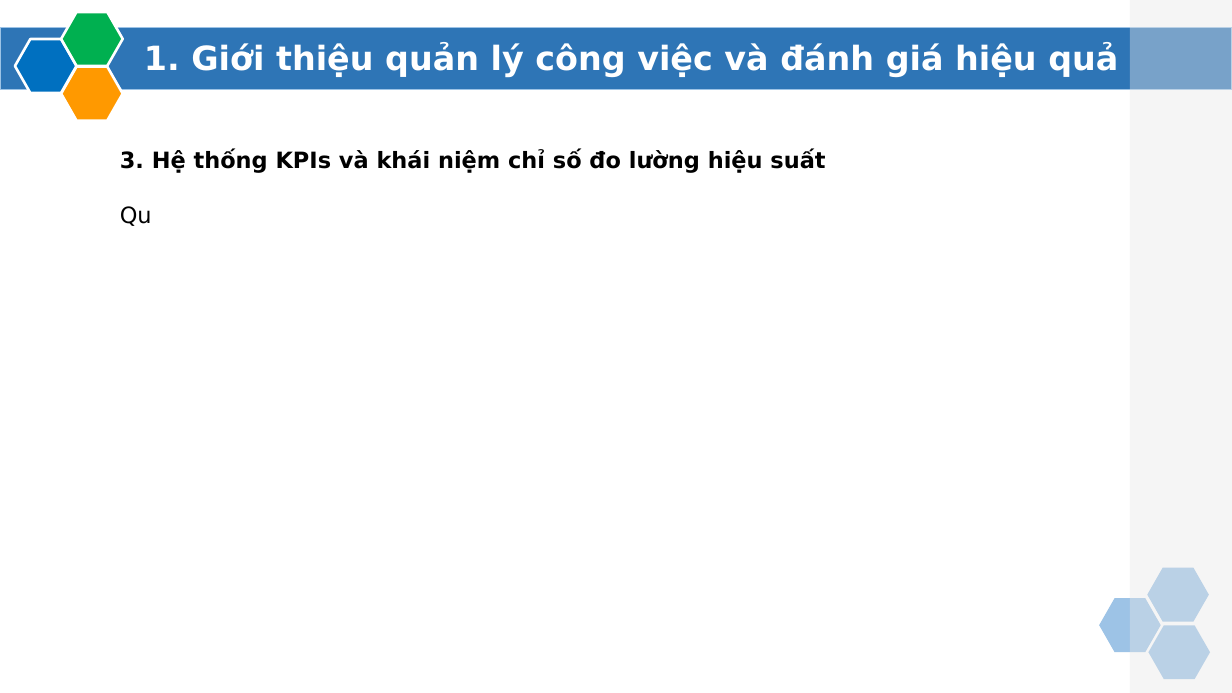
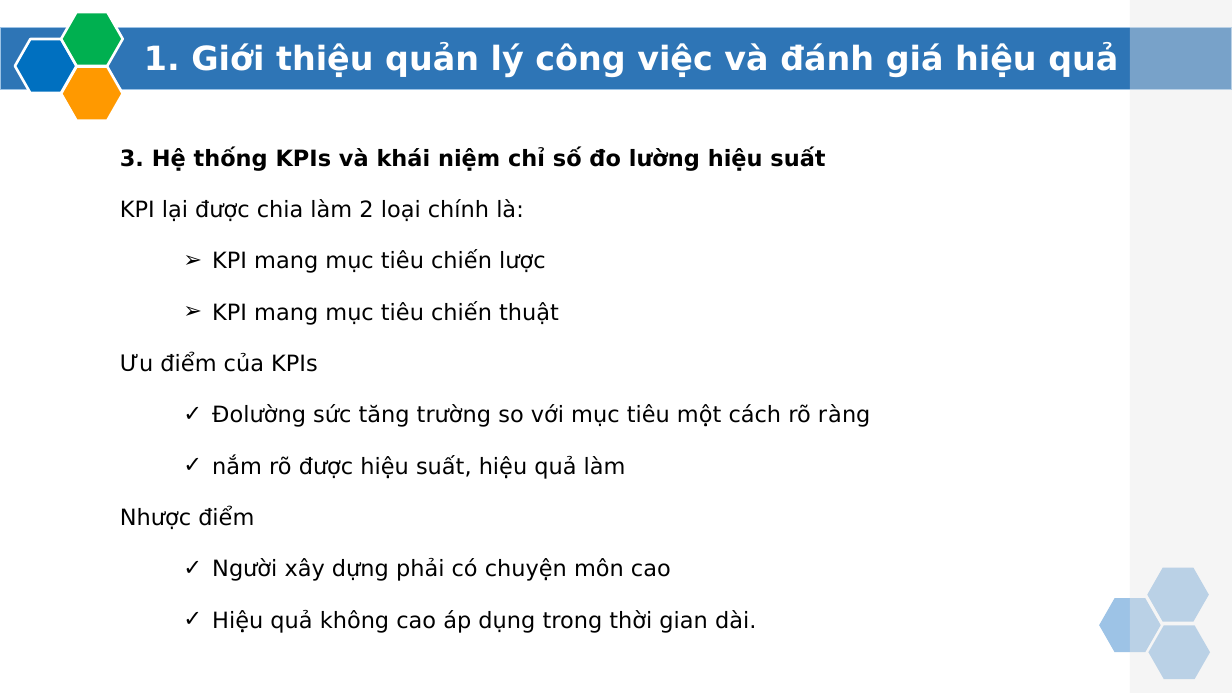
Before and after one commit to sonnc/LuanVan_SonNC_CA190141, a slide deck: slide 5 of LvThs.PPTX. Drawn at 1232x693 pixels with LibreOffice and Linux fonts; fonts in the diff are those of the drawing; background and template pictures are left out. Boxes give left, top, right and bottom in pixels: in the first picture for what was removed or moved away, otherwise in the second. Text is boxed around its words. In the diff, an @@ line names an element or a change of style, - is before the commit and + after.

```diff
--- a/LvThs.PPTX
+++ b/LvThs.PPTX
@@ text at [120,147,825,171]: line spacing 2 to 1.9 @@
@@ text at [120,199,871,633]: text changed @@
-Qu
+KPI lại được chia làm 2 loại chính là:
+➢ KPI mang mục tiêu chiến lược
+➢ KPI mang mục tiêu chiến thuật
+Ưu điểm của KPIs
+✓ Đolường sức tăng trường so với mục tiêu một cách rõ ràng
+✓ nắm rõ được hiệu suất, hiệu quả làm
+Nhược điểm
+✓ Người xây dựng phải có chuyện môn cao
+✓ Hiệu quả không cao áp dụng trong thời gian dài.
```
Also in this commit, not shown: 12 other slides changed, 17 slides added, 4 slides removed, 47 other files.
